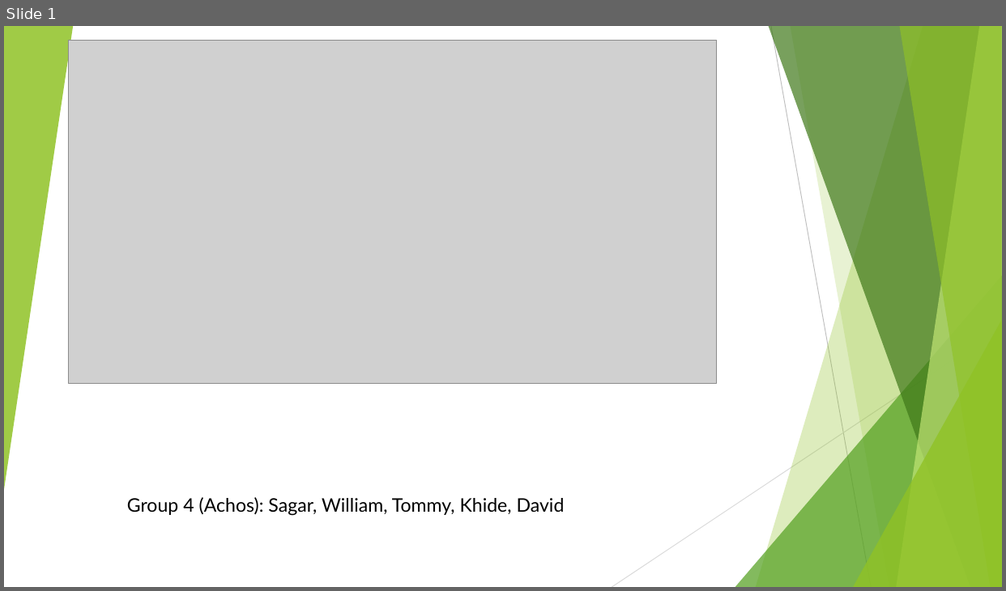
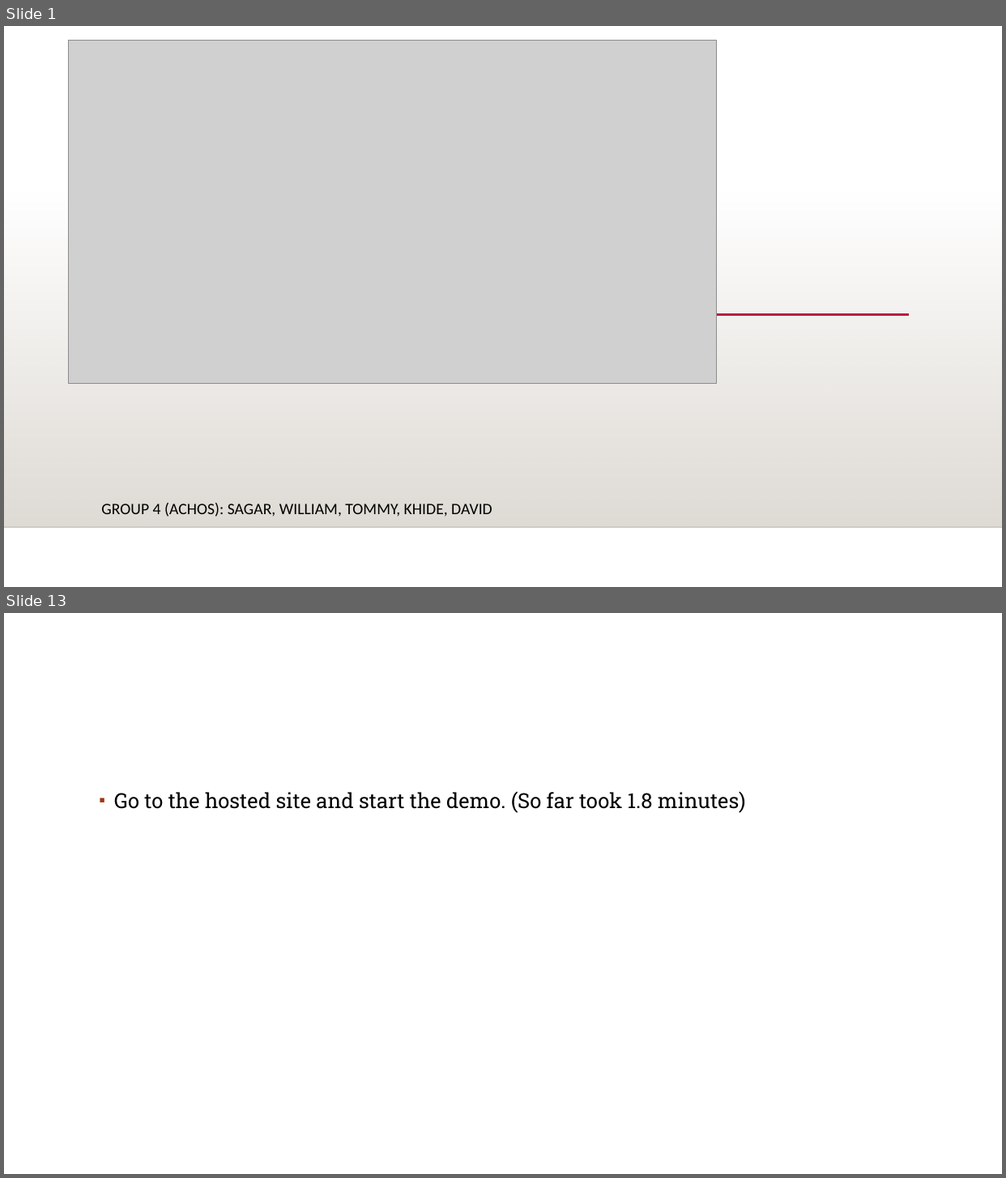
Before and after one commit to WilliamBCIT/project-group4, a slide deck: Week4FridayPresentation.pptx. Shown one above the other, each under a label of ours: slide 1 before the commit, slides 1 and 13 after it; the slides between them are not shown. The pictures are 1006x591 and 1006x1178 pixels, drawn with LibreOffice and Linux fonts; fonts in the diff are those of the drawing; grey boxes stand for pictures; background and template pictures are left out. Boxes give left, top, right and bottom in pixels: in the first picture for what was removed or moved away, otherwise in the second. Text is boxed around its words. In the diff, an @@ line names an element or a change of style, - is before the commit and + after.

```diff
--- a/Week4FridayPresentation.pptx
+++ b/Week4FridayPresentation.pptx
@@ slide 13 added at [4,613,1002,1174], background #FFFFFF @@
@@ text added at [114,791,746,813], 20 pt, text #000000 @@
+▪ Go to the hosted site and start the demo. (So far took 1.8 minutes)
@@ ellipse added at [940,1125,973,1158], outline #FFFFFF 1 pt @@
@@ slide 1 changed as well @@
@@ group removed at [4,26,1002,587]: 5 freeform shapes, 3 triangles, 2 lines @@
@@ rectangle added at [4,191,1002,527], fill gradient #DFDBD5 @@
@@ line added from (202, 315) to (909, 315), #B71E42 2.5 pt @@
@@ subtitle at [101,503,492,517]: text changed; size 18 to 15.3 pt; font Lato to Calibri @@
-Group 4 (Achos): Sagar, William, Tommy, Khide, David
+GROUP 4 (ACHOS): SAGAR, WILLIAM, TOMMY, KHIDE, DAVID
@@ line added from (4, 527) to (1002, 527), #000001 1 pt @@
```
Also in this commit, not shown: 2 other slides changed, 15 other slides added, 5 slides removed.
